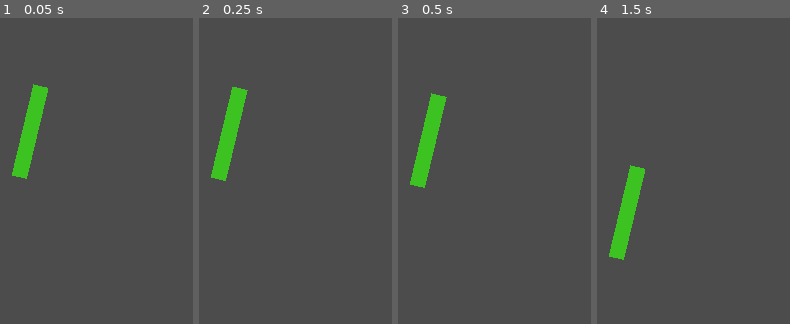
Above: before the commit, frames 1-4 (left to right).
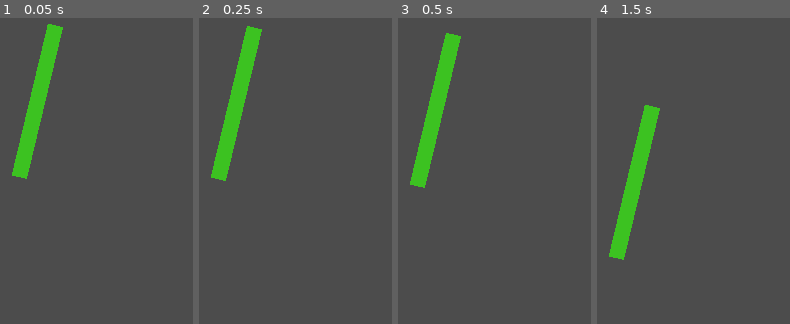
Above: after the commit, the same moments.

Repository: taylorhansen/snek-game
Game: Godot game, scene res://world/World.tscn
Two runs of this game, one before a commit and one after it. Both use one fixed random seed, a clock stepped at 60 frames per second and the inputs below.
Inputs:
- Up to frame 1 (0.05 s): no input
- Up to frame 2 (0.25 s): no input
- Up to frame 3 (0.5 s): no input
- Up to frame 4 (1.5 s): no input

The runs differ from the first frame. In frame 1, 1.7% of the frame differs, in the area x 17-33%, y 1-23%; in frame 2, 1.6%; in frame 3, 1.6%; in frame 4, 1.7%.

Commit message:
Add more segments

Diff:
--- a/snake/Snake.tscn
+++ b/snake/Snake.tscn
@@ -13,16 +13,44 @@
 [node name="SnakeSegment3" parent="." instance=ExtResource( 1 )]
 position = Vector2( 0, -79 )
 
+[node name="SnakeSegment4" parent="." instance=ExtResource( 1 )]
+position = Vector2( 0, -119 )
+
+[node name="SnakeSegment5" parent="." instance=ExtResource( 1 )]
+position = Vector2( 0, -159 )
+
 [node name="PinJoint2D" type="PinJoint2D" parent="."]
+visible = false
 position = Vector2( 0, -19 )
 node_a = NodePath("../SnakeSegment")
 node_b = NodePath("../SnakeSegment2")
 bias = 0.5
-softness = 1.0
+disable_collision = false
+softness = 2.0
 
 [node name="PinJoint2D2" type="PinJoint2D" parent="."]
+visible = false
 position = Vector2( 0, -59 )
 node_a = NodePath("../SnakeSegment2")
 node_b = NodePath("../SnakeSegment3")
 bias = 0.5
-softness = 1.0
+disable_collision = false
+softness = 2.0
+
+[node name="PinJoint2D3" type="PinJoint2D" parent="."]
+visible = false
+position = Vector2( 0, -99 )
+node_a = NodePath("../SnakeSegment3")
+node_b = NodePath("../SnakeSegment4")
+bias = 0.5
+disable_collision = false
+softness = 2.0
+
+[node name="PinJoint2D4" type="PinJoint2D" parent="."]
+visible = false
+position = Vector2( 0, -139 )
+node_a = NodePath("../SnakeSegment4")
+node_b = NodePath("../SnakeSegment5")
+bias = 0.5
+disable_collision = false
+softness = 2.0
